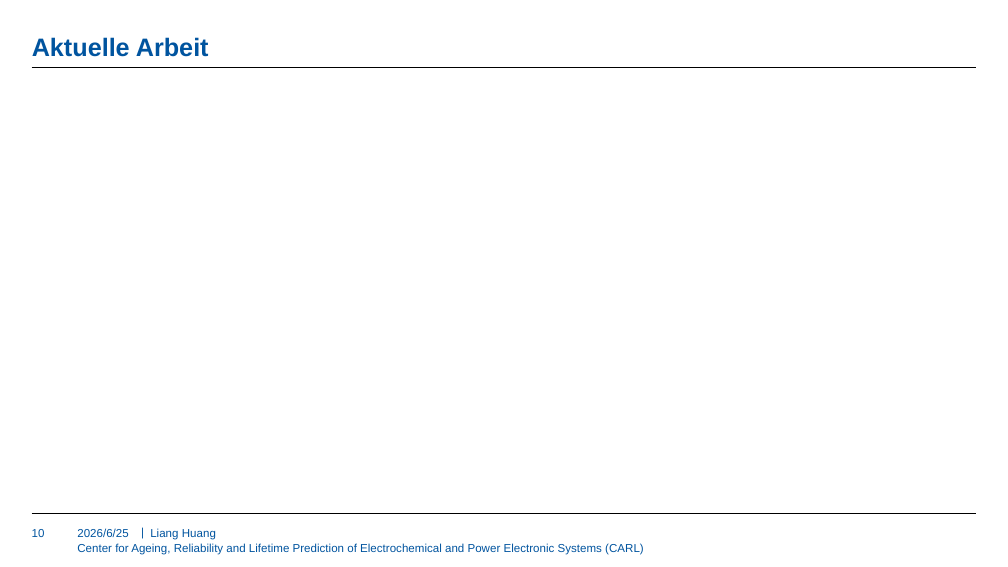
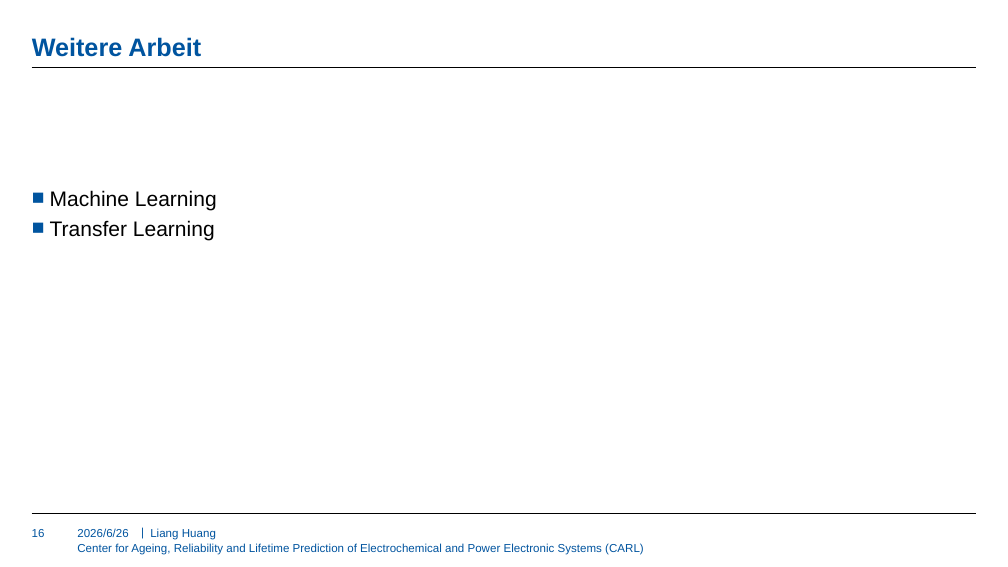
Before and after one commit to HuangLIANG99/MA, a slide deck: slide 16 of Literature Review/KW09/09.07.2026.pptx (slide 10 before the commit). Drawn at 1008x567 pixels with LibreOffice and Linux fonts; fonts in the diff are those of the drawing; background and template pictures are left out. Boxes give left, top, right and bottom in pixels: in the first picture for what was removed or moved away, otherwise in the second. Text is boxed around its words. In the diff, an @@ line names an element or a change of style, - is before the commit and + after.

```diff
--- a/Literature Review/KW09/09.07.2026.pptx
+++ b/Literature Review/KW09/09.07.2026.pptx
@@ title at (32, 37, 201, 57): text changed @@
-Aktuelle Arbeit
+Weitere Arbeit
@@ text added at (50, 190, 217, 240), 20 pt, text #000000 @@
+■ Machine Learning
+■ Transfer Learning
@@ page number at (32, 529, 45, 537): text changed @@
-10
+16
```
Also in this commit, not shown: 11 other slides changed, 5 slides added.
